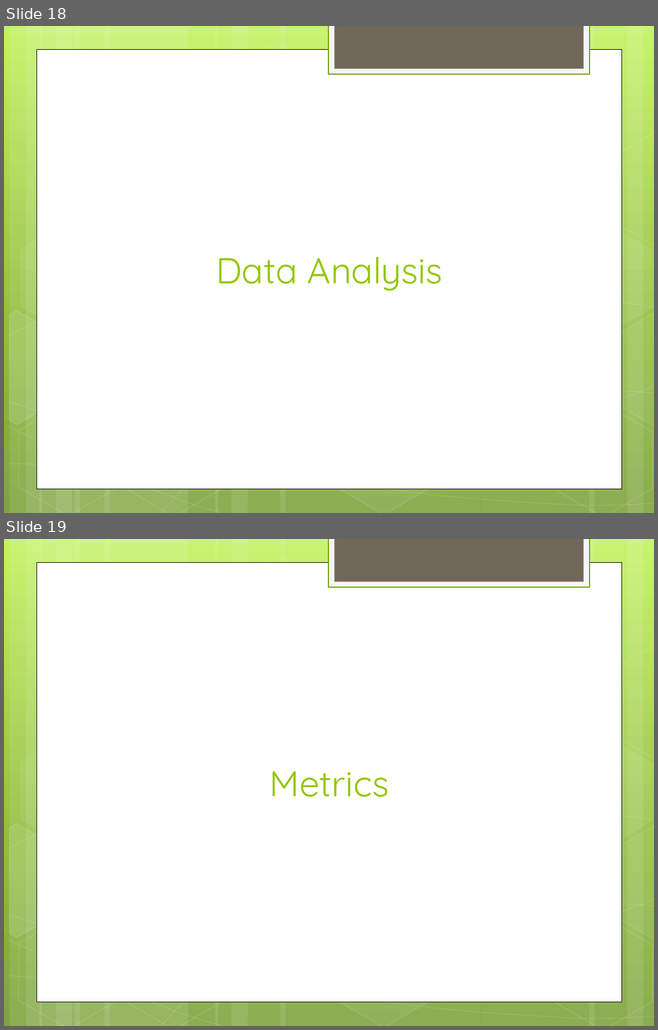
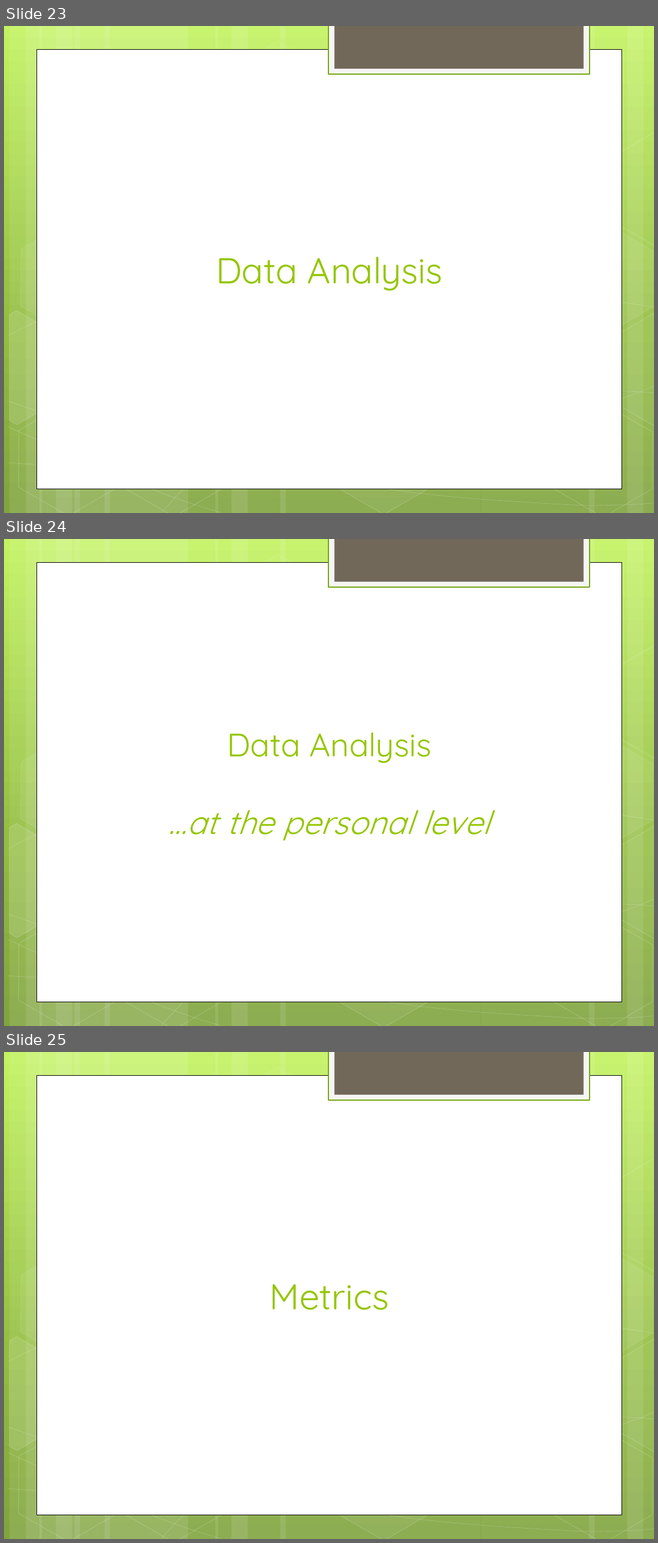
Before and after one commit to JonKruger/iteration-management, a slide deck: Iteration Management - Your Key to Predictable Delivery.pptx. Shown one above the other, each under a label of ours: slides 18 and 19 before the commit, slides 23, 24 and 25 after it. The pictures are 658x1030 and 658x1543 pixels, drawn with LibreOffice and Linux fonts; fonts in the diff are those of the drawing. Boxes give left, top, right and bottom in pixels: in the first picture for what was removed or moved away, otherwise in the second. Text is boxed around its words. In the diff, an @@ line names an element or a change of style, - is before the commit and + after.

```diff
--- a/Iteration Management - Your Key to Predictable Delivery.pptx
+++ b/Iteration Management - Your Key to Predictable Delivery.pptx
@@ slide 24 added at box(4, 539, 654, 1026), background gradient #C3F35F to #93BF3F to #81A53E; not listed: 31 template elements that a slide beside it also shows @@
@@ title added at box(169, 732, 489, 841), 36 pt, text #94C600, italic @@
+Data Analysis
+…at the personal level
@@ what was slide 18 is now slide 23 @@
@@ what was slide 19 is now slide 25 @@
```
Also in this commit, not shown: 13 other slides added.
